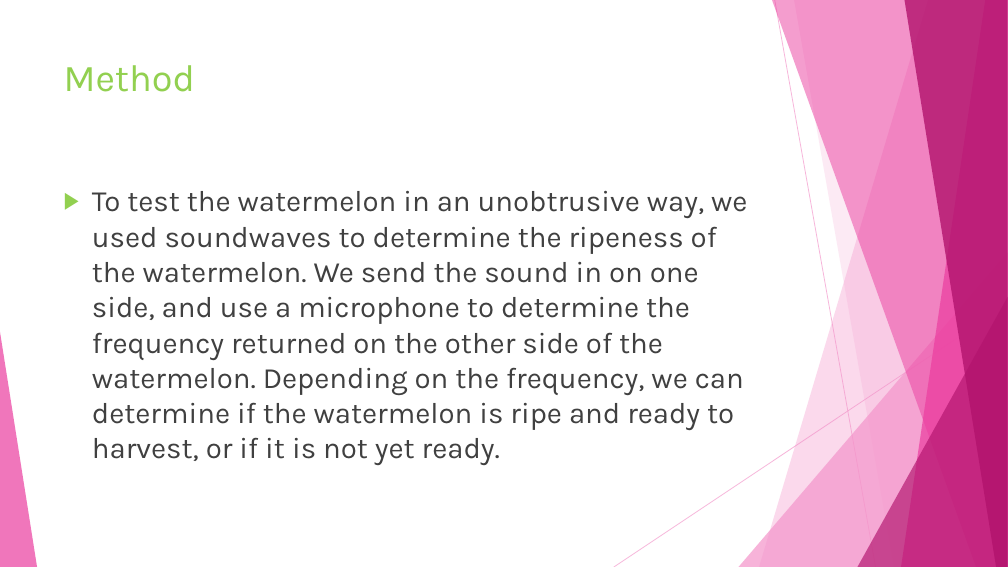
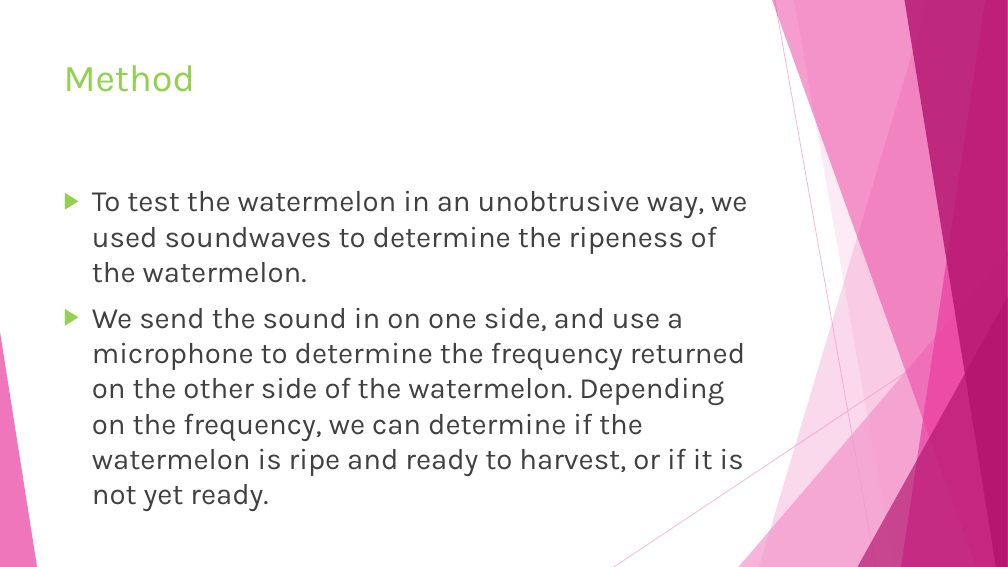
Before and after one commit to kaitlin737/Watermelon-Testing, a slide deck: slide 4 of softwareengineering.pptx. Drawn at 1008x567 pixels with LibreOffice and Linux fonts; fonts in the diff are those of the drawing. Boxes give left, top, right and bottom in pixels: in the first picture for what was removed or moved away, otherwise in the second. Text is boxed around its words. In the diff, an @@ line names an element or a change of style, - is before the commit and + after.

```diff
--- a/softwareengineering.pptx
+++ b/softwareengineering.pptx
@@ text at bbox=[92, 191, 747, 511]: text changed @@
-▶ To test the watermelon in an unobtrusive way, we used soundwaves to determine the ripeness of the watermelon. We send the sound in on one side, and use a microphone to determine the frequency returned on the other side of the watermelon. Depending on the frequency, we can determine if the watermelon is ripe and ready to harvest, or if it is not yet ready.
+▶ To test the watermelon in an unobtrusive way, we used soundwaves to determine the ripeness of the watermelon.
+▶ We send the sound in on one side, and use a microphone to determine the frequency returned on the other side of the watermelon. Depending on the frequency, we can determine if the watermelon is ripe and ready to harvest, or if it is not yet ready.
```
Also in this commit, not shown: 3 other slides changed, 2 slides added, 1 slide removed.
